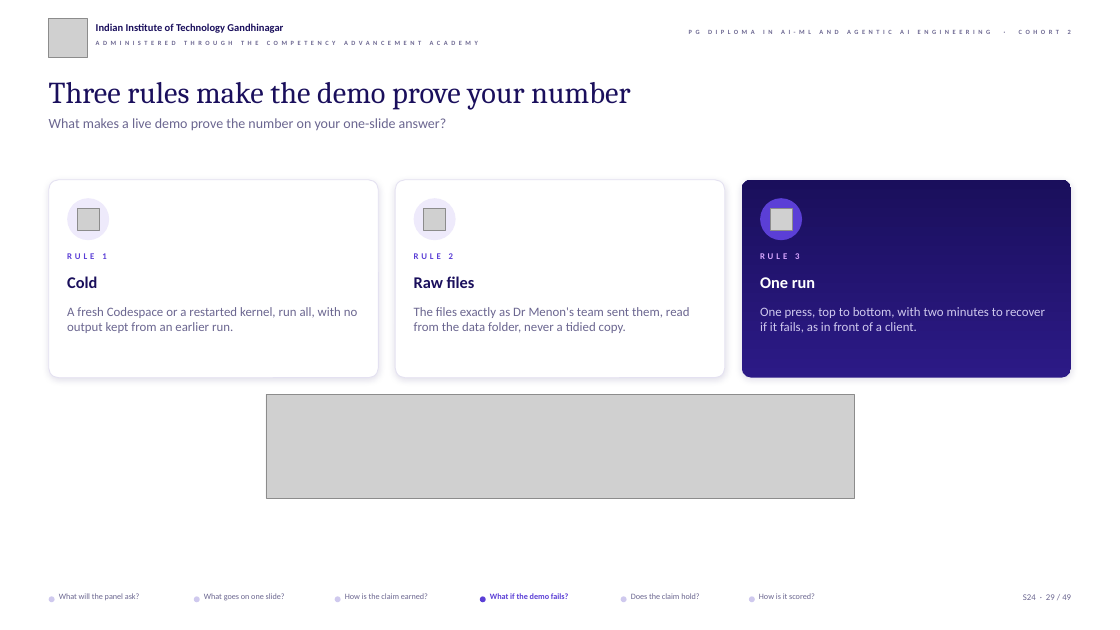
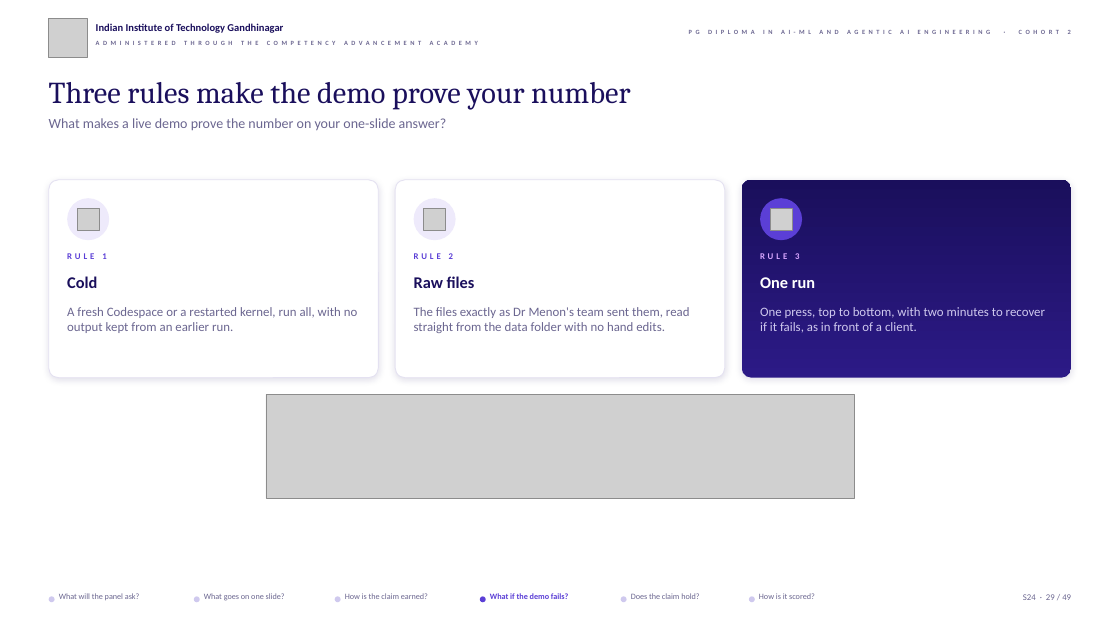
Before and after one commit to fde-academy-lab/c2-content-factory, a slide deck: slide 29 of content/W03/SAT/slides/C2_W03_SAT_presentation_format_STUDENT.pptx. Drawn at 1120x630 pixels with LibreOffice and Linux fonts; fonts in the diff are those of the drawing; grey boxes stand for pictures; background and template pictures are left out. Boxes give left, top, right and bottom in pixels: in the first picture for what was removed or moved away, otherwise in the second. Text is boxed around its words. In the diff, an @@ line names an element or a change of style, - is before the commit and + after.

```diff
--- a/content/W03/SAT/slides/C2_W03_SAT_presentation_format_STUDENT.pptx
+++ b/content/W03/SAT/slides/C2_W03_SAT_presentation_format_STUDENT.pptx
@@ text at (x1=414, y1=307, x2=690, y2=333): text changed @@
-The files exactly as Dr Menon's team sent them, read from the data folder, never a tidied copy.
+The files exactly as Dr Menon's team sent them, read straight from the data folder with no hand edits.
```
Also in this commit, not shown: 5 other slides changed, 7 other files.
